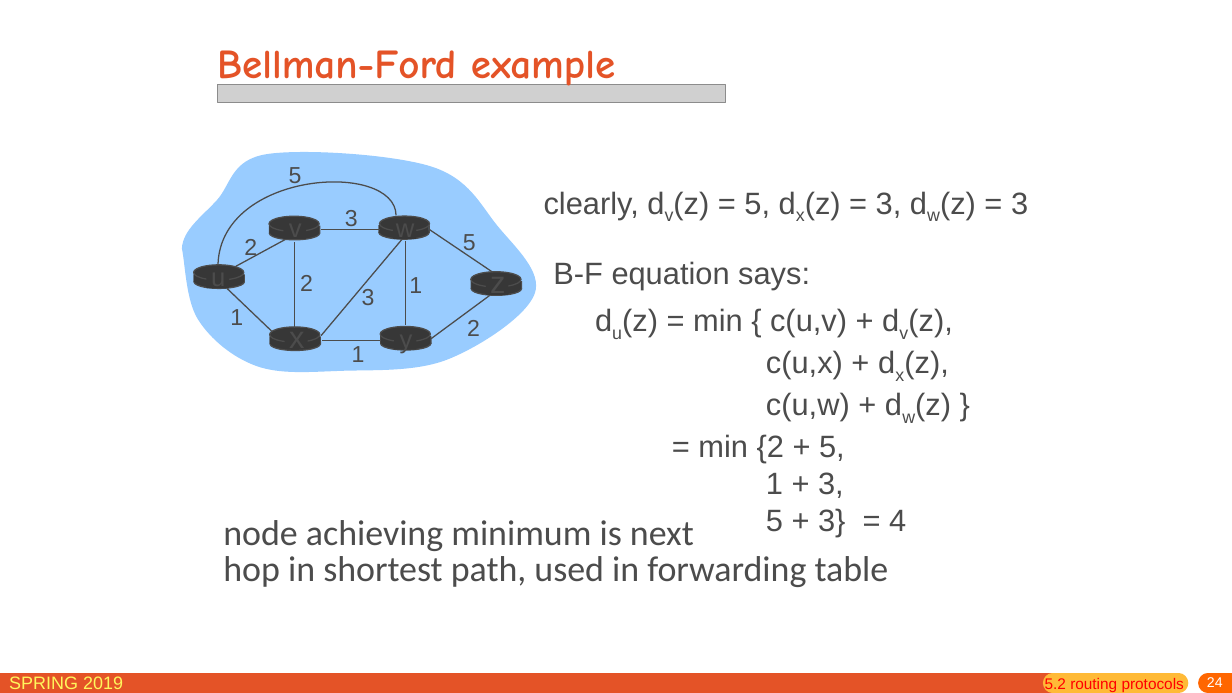
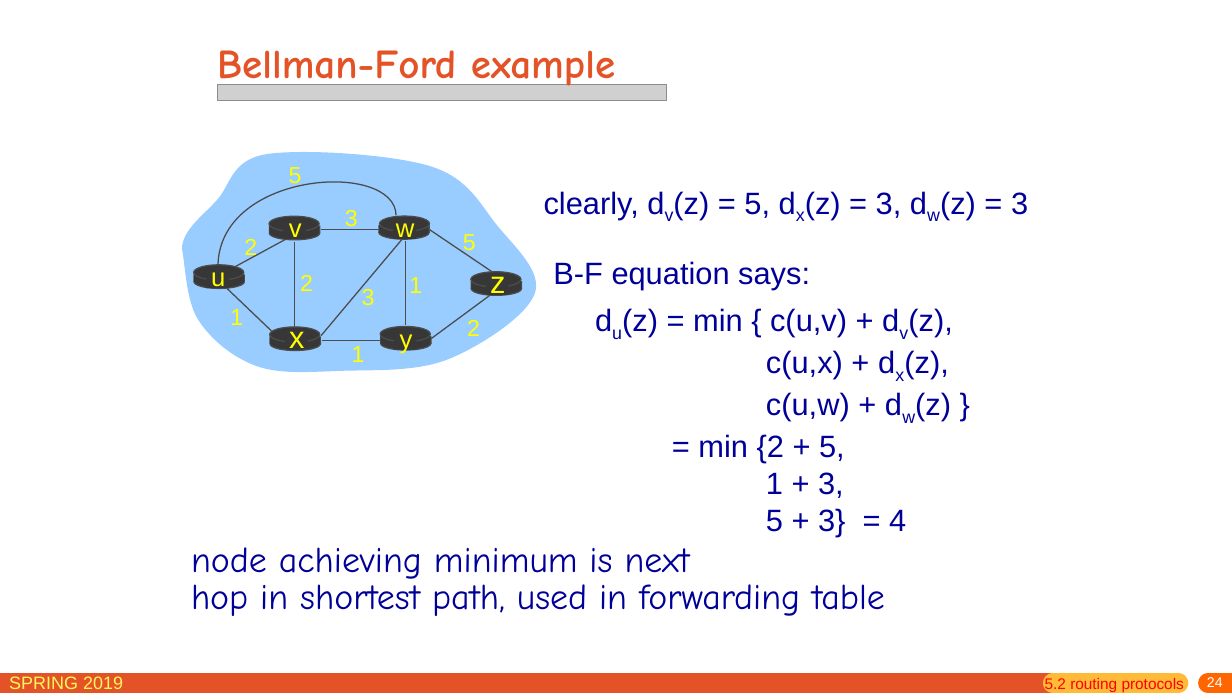
Before and after one commit to jichenghu/PPT_networkDistributed, a slide deck: slide 24 of chapter5.pptx. Drawn at 1232x693 pixels with LibreOffice and Linux fonts; fonts in the diff are those of the drawing; grey boxes stand for pictures. Boxes give left, top, right and bottom in pixels: in the first picture for what was removed or moved away, otherwise in the second. Text is boxed around its words. In the diff, an @@ line names an element or a change of style, - is before the commit and + after.

```diff
--- a/chapter5.pptx
+++ b/chapter5.pptx
@@ picture: place and size @@
-picture at [218,85,726,103]
+picture at [218,85,667,101]
@@ text colour #4C4C4C to #FFFF00 in 16 elements at [211,272,225,292], [400,334,413,354], [289,323,304,353], [396,223,415,243], [289,223,302,243], [490,269,505,299], [244,239,257,261], [300,275,313,291], [230,309,243,325], [362,287,375,306], [352,346,365,362], [409,277,422,293], [467,320,480,336], [463,234,476,255], [345,210,358,230], [289,167,302,188] @@
@@ text colour #4C4C4C to #000099 in 3 elements at [544,191,1028,219], [622,308,952,536], [553,261,810,290] @@
@@ text "node achieving minimum is next": place and size @@
-text "node achieving minimum is next" at [223,520,889,587]
+text "node achieving minimum is next" at [191,547,885,616]
@@ text "node achieving minimum is next" at [191,547,885,616]: font Calibri to Comic Neue, text colour #4C4C4C to #000099 @@
```
Also in this commit, not shown: 5 other slides changed, 55 slides added, 1 other file.
